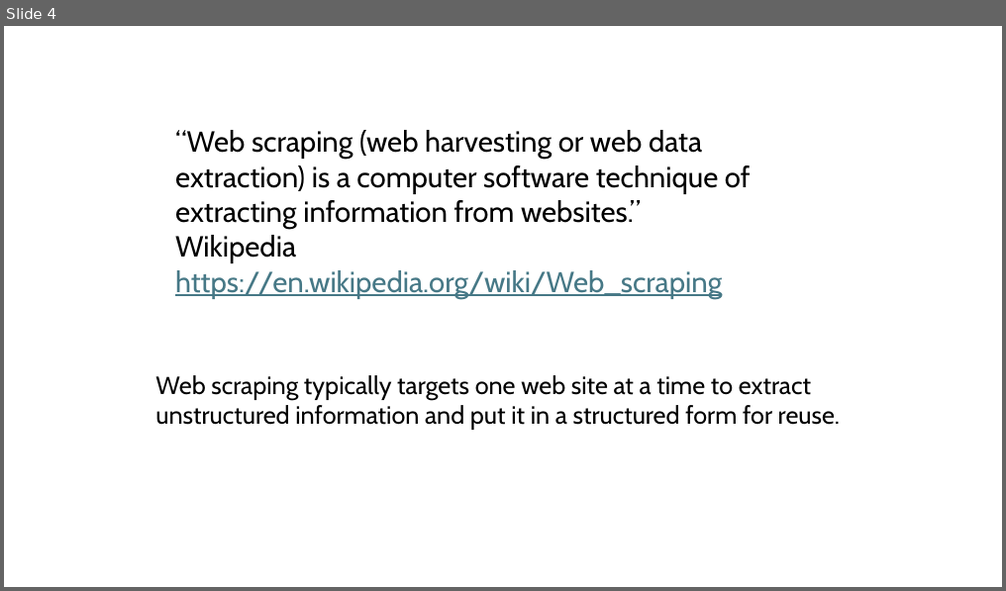
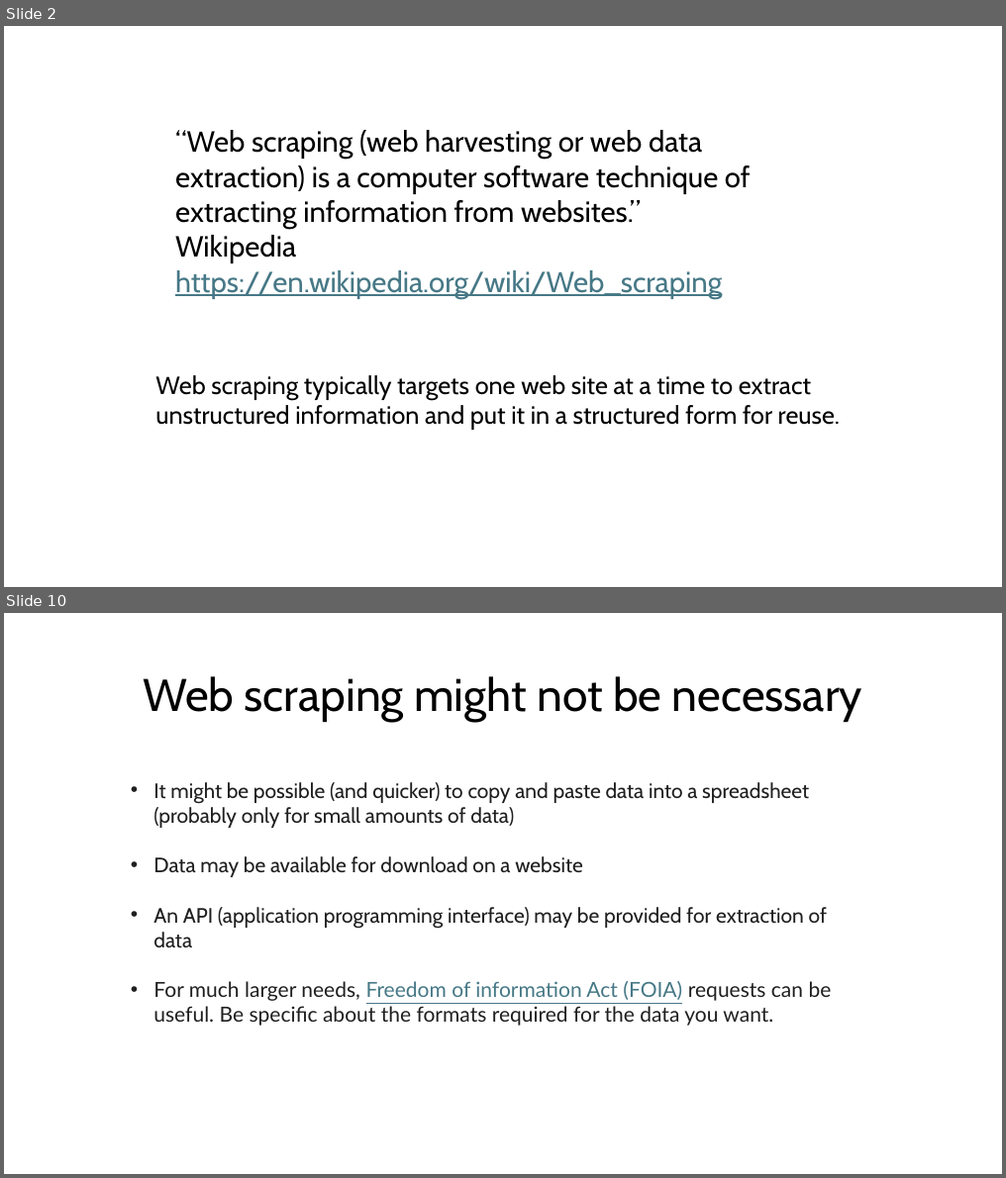
Before and after one commit to bham-carpentries/bham-introduction-to-webscraping, a slide deck: instructors/Introduction to Web Scraping.pptx. Shown one above the other, each under a label of ours: slide 4 before the commit, slides 2 and 10 after it; the slides between them are not shown. The pictures are 1006x591 and 1006x1178 pixels, drawn with LibreOffice and Linux fonts; fonts in the diff are those of the drawing. Boxes give left, top, right and bottom in pixels: in the first picture for what was removed or moved away, otherwise in the second. Text is boxed around its words. In the diff, an @@ line names an element or a change of style, - is before the commit and + after.

```diff
--- a/instructors/Introduction to Web Scraping.pptx
+++ b/instructors/Introduction to Web Scraping.pptx
@@ slide 10 added at [4,613,1002,1174], background #FFFFFF @@
@@ title added at [143,676,862,722], 44 pt, text #000000 @@
+Web scraping might not be necessary
@@ text added at [153,782,832,1026], 20 pt, text #1F1F1F @@
+• It might be possible (and quicker) to copy and paste data into a spreadsheet (probably only for small amounts of data)
+• Data may be available for download on a website
+• An API (application programming interface) may be provided for extraction of data
+• For much larger needs, Freedom of information Act (FOIA) requests can be useful. Be specific about the formats required for the data you want.
@@ what was slide 4 is now slide 2 @@
```
Also in this commit, not shown: 6 slides changed, 9 other slides added, 2 slides removed, 3 other files.
